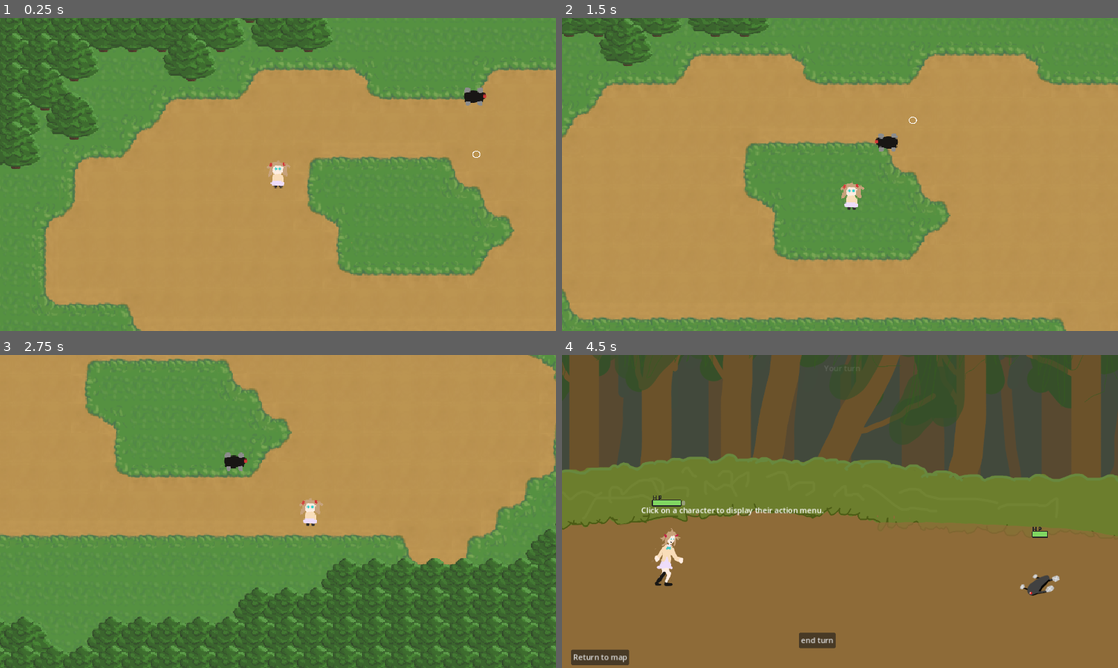
Above: before the commit, frames 1-4 (two rows, left to right).
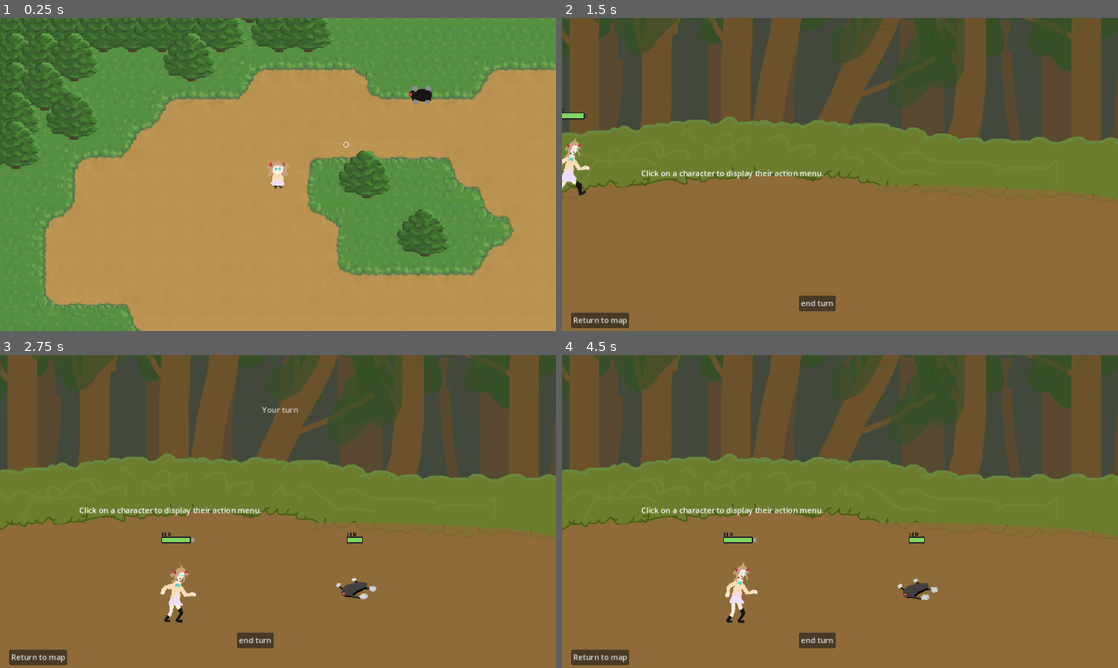
Above: after the commit, the same moments.

Repository: FeliciaPino/NeuroWarriors
Game: Godot game, scene res://scenes/overworld/overworld.tscn
Same seed, same stepped clock (60 frames per second), same inputs: the game is played once before the commit and once after it. This scene is started directly instead of the project's main scene. Sound files missing from this copy of the repository are replaced by a short silence.
Inputs (mouse positions are in pixels of both pictures, inside the frame that each line leads up to):
- Up to frame 1 (0.25 s): no input
- Up to frame 2 (1.5 s): move the mouse to (962, 158) at 0.52 s; hold Right (right) 0.53-1.28 s; click (962, 158) at 0.67 s; move the mouse to (728, 190) at 1.27 s; hold Down (down) from 1.28 s (still down)
- Up to frame 3 (2.75 s): tap A at 2 s; move the mouse to (333, 442) at 2.02 s; release Down (down) at 2.03 s; hold Right (right) from 2.03 s (still down)
- Up to frame 4 (4.5 s): tap A at 2.75, 3.5, 4.25 s; move the mouse to (812, 574) at 2.77 s; release Right (right) at 2.78 s; hold Up (up) 2.78-3.53 s; click (812, 574) at 2.92 s; move the mouse to (1006, 558) at 3.52 s; hold Left (left) from 3.53 s (still down); move the mouse to (1095, 580) at 4.27 s; click (1095, 580) at 4.42 s

The runs differ from the first frame. In frame 1, 2.1% of the frame differs, in the area x 1-88%, y 4-77%; in frame 2, 98%; in frame 3, 98%, in the area x 0-100%, y 0-100%; in frame 4, 1.8%.

Commit message:
Made the path2d of the overworld enemies external

Diff:
--- a/scenes/overworld/overworld.tscn
+++ b/scenes/overworld/overworld.tscn
@@ -1,8 +1,10 @@
-[gd_scene load_steps=9 format=4 uid="uid://bpbb157lbnats"]
+[gd_scene load_steps=11 format=4 uid="uid://bpbb157lbnats"]
 
 [ext_resource type="PackedScene" uid="uid://bl855ggccmntd" path="res://scenes/overworld/overworld_character.tscn" id="1_eup4e"]
 [ext_resource type="Texture2D" uid="uid://o5sq0tkkglam" path="res://assets/overworld/tiles.png" id="1_t2akb"]
+[ext_resource type="Texture2D" uid="uid://g04rqk377lfp" path="res://assets/ui/circle.png" id="3_2cqbg"]
 [ext_resource type="PackedScene" uid="uid://bwv2hto833xa3" path="res://scenes/overworld/overworld_enemy.tscn" id="3_t5cvq"]
+[ext_resource type="Script" path="res://scripts/overworld/path_follow_2d.gd" id="5_avstv"]
 
 [sub_resource type="TileSetAtlasSource" id="TileSetAtlasSource_y01nt"]
 texture = ExtResource("1_t2akb")
@@ -151,11 +153,11 @@
 physics_layer_0/collision_layer = 1
 sources/2 = SubResource("TileSetAtlasSource_2f04v")
 
-[sub_resource type="Curve2D" id="Curve2D_4cl6a"]
+[sub_resource type="Curve2D" id="Curve2D_4u5wa"]
 _data = {
-"points": PackedVector2Array(0, 0, 0, 0, 45, -174, 0, 0, 0, 0, 46, -53, 0, 0, 0, 0, 46, -175)
+"points": PackedVector2Array(0, 0, 0, 0, -112, 69, 0, 0, 0, 0, -68, 57, 0, 0, 0, 0, -41, 104, 0, 0, 0, 0, -63, 149, 0, 0, 0, 0, -61, 190, 0, 0, 0, 0, -29, 220, 0, 0, 0, 0, 31, 222, 0, 0, 0, 0, 49, 157, 0, 0, 0, 0, 10, 122, 0, 0, 0, 0, -51, 136, 0, 0, 0, 0, -104, 155, 0, 0, 0, 0, -130, 109, 0, 0, 0, 0, -115, 69)
 }
-point_count = 3
+point_count = 13
 
 [node name="Overworld" type="Node2D"]
 
@@ -170,18 +172,38 @@
 z_index = 1
 y_sort_enabled = true
 texture_filter = 1
-tile_map_data = PackedByteArray("AAD3////AgAFAAEAAADx/wIAAgA …(40111 unchanged characters)… AFAAEAAQAhAAoAAgAFAAEAAQAXABcAAgAFAAEAAQA=")
+tile_map_data = PackedByteArray("AAD3////AgAFAAEAAADx/wIAAgA …(40111 unchanged characters)… AFAAEAAQAhAAoAAgAFAAEAAQAXABcAAgAFAAEAAQD9/wMAAgAFAAEAAAD//wUAAgAFAAEAAAA=")
 tile_set = SubResource("TileSet_jtbe5")
 
 [node name="OverworldCharacter" parent="." groups=["player"] instance=ExtResource("1_eup4e")]
 position = Vector2(-177, 99)
 motion_mode = 1
 
-[node name="Camera2D" type="Camera2D" parent="OverworldCharacter"]
+[node name="CameraTarget" type="Sprite2D" parent="OverworldCharacter"]
+visible = false
+scale = Vector2(0.1, 0.1)
+texture = ExtResource("3_2cqbg")
+
+[node name="Camera2D" type="Camera2D" parent="OverworldCharacter/CameraTarget"]
+scale = Vector2(10, 10)
 zoom = Vector2(1.895, 1.895)
 position_smoothing_enabled = true
 
-[node name="OverworldEnemy" parent="." instance=ExtResource("3_t5cvq")]
-position = Vector2(-6, 146)
-curve = SubResource("Curve2D_4cl6a")
+[node name="Path2D" type="Path2D" parent="."]
+curve = SubResource("Curve2D_4u5wa")
+
+[node name="PathFollow2D" type="PathFollow2D" parent="Path2D"]
+position = Vector2(-112, 69)
+rotation = -0.266252
+script = ExtResource("5_avstv")
+speed = 40.0
+
+[node name="Sprite2D" type="Sprite2D" parent="Path2D/PathFollow2D"]
+scale = Vector2(0.1, 0.1)
+texture = ExtResource("3_2cqbg")
+
+[node name="Enemy" parent="Path2D" node_paths=PackedStringArray("target_spot") instance=ExtResource("3_t5cvq")]
+position = Vector2(-1.52588e-05, 7.62939e-06)
 level_path = "res://scenes/levels/level_1.tscn"
+target_spot = NodePath("../PathFollow2D")
+movement_speed = 100.0
--- a/scenes/overworld/overworld_enemy.tscn
+++ b/scenes/overworld/overworld_enemy.tscn
@@ -1,87 +1,64 @@
-[gd_scene load_steps=11 format=3 uid="uid://bwv2hto833xa3"]
+[gd_scene load_steps=9 format=3 uid="uid://bwv2hto833xa3"]
 
 [ext_resource type="Script" path="res://scripts/overworld/overworld_enemy.gd" id="1_hnxng"]
 [ext_resource type="Texture2D" uid="uid://1icor4sve0wr" path="res://assets/overworld/drone.png" id="2_fnjog"]
-[ext_resource type="Texture2D" uid="uid://g04rqk377lfp" path="res://assets/ui/circle.png" id="2_syya0"]
 [ext_resource type="Script" path="res://scripts/states/StateMachine.gd" id="3_fuqus"]
 [ext_resource type="Script" path="res://scripts/states/OverworldEnemyIdle.gd" id="4_2j2lr"]
 [ext_resource type="Script" path="res://scripts/states/OverworldEnemyChase.gd" id="5_stw8k"]
-
-[sub_resource type="Curve2D" id="Curve2D_65jqn"]
-_data = {
-"points": PackedVector2Array(-2.3811, 67.4645, 0, 0, 15, -66, -103.181, -66.6708, 103.181, 66.6708, 174, -237, 0, 0, 0, 0, 276, -82, 51.1937, -5.95275, -51.1937, 5.95275, 44, -10, 0, 0, 0, 0, 15, -66)
-}
-point_count = 5
 
 [sub_resource type="CircleShape2D" id="CircleShape2D_erwio"]
 radius = 8.25692
 
 [sub_resource type="CircleShape2D" id="CircleShape2D_d4ba7"]
-radius = 100.422
+radius = 50.0
 
 [sub_resource type="CircleShape2D" id="CircleShape2D_hw7fj"]
 radius = 11.29
 
-[node name="Path" type="Path2D"]
-curve = SubResource("Curve2D_65jqn")
+[node name="Enemy" type="Node2D"]
 script = ExtResource("1_hnxng")
-
-[node name="PathFollow" type="PathFollow2D" parent="."]
-unique_name_in_owner = true
-position = Vector2(43.7111, -151.156)
-rotation = -1.16046
-progress = 89.9647
-
-[node name="EnemySpot" type="Node2D" parent="PathFollow"]
-
-[node name="Sprite2D" type="Sprite2D" parent="PathFollow/EnemySpot"]
-scale = Vector2(0.127514, 0.146852)
-texture = ExtResource("2_syya0")
 
 [node name="StateMachine" type="Node" parent="." node_paths=PackedStringArray("initial_state")]
 script = ExtResource("3_fuqus")
 initial_state = NodePath("Idle")
 
-[node name="Idle" type="Node" parent="StateMachine" node_paths=PackedStringArray("path_follow", "vision_area", "enemy", "enemy_spot")]
+[node name="Idle" type="Node" parent="StateMachine" node_paths=PackedStringArray("vision_area", "enemy", "body")]
 script = ExtResource("4_2j2lr")
-path_follow = NodePath("../../PathFollow")
-movement_speed = 1.0
-vision_area = NodePath("../../Enemy/Vision")
-enemy = NodePath("../../Enemy")
-enemy_spot = NodePath("../../PathFollow/EnemySpot")
+vision_area = NodePath("../../Body/Vision")
+enemy = NodePath("../..")
+body = NodePath("../../Body")
 
-[node name="Chasing" type="Node" parent="StateMachine" node_paths=PackedStringArray("enemy", "timer")]
+[node name="Chasing" type="Node" parent="StateMachine" node_paths=PackedStringArray("enemy", "body", "timer")]
 script = ExtResource("5_stw8k")
-speed = 100.0
-enemy = NodePath("../../Enemy")
+enemy = NodePath("../..")
+body = NodePath("../../Body")
+chase_speed_multiplier = 3.0
 timer = NodePath("../../Timer")
 
-[node name="Enemy" type="CharacterBody2D" parent="."]
-position = Vector2(43.7111, -151.156)
+[node name="Body" type="CharacterBody2D" parent="."]
 collision_layer = 0
 motion_mode = 1
 
-[node name="Sprite" type="Sprite2D" parent="Enemy"]
+[node name="Sprite" type="Sprite2D" parent="Body"]
 texture_filter = 1
 texture = ExtResource("2_fnjog")
 
-[node name="BodyCollider" type="CollisionShape2D" parent="Enemy"]
+[node name="BodyCollider" type="CollisionShape2D" parent="Body"]
 rotation = 1.5708
 shape = SubResource("CircleShape2D_erwio")
 
-[node name="Vision" type="Area2D" parent="Enemy"]
-visible = false
+[node name="Vision" type="Area2D" parent="Body"]
 collision_layer = 0
 
-[node name="CollisionShape2D" type="CollisionShape2D" parent="Enemy/Vision"]
+[node name="CollisionShape2D" type="CollisionShape2D" parent="Body/Vision"]
 shape = SubResource("CircleShape2D_d4ba7")
 
-[node name="EncounterCollider" type="Area2D" parent="Enemy"]
+[node name="EncounterCollider" type="Area2D" parent="Body"]
 
-[node name="CollisionShape2D" type="CollisionShape2D" parent="Enemy/EncounterCollider"]
+[node name="CollisionShape2D" type="CollisionShape2D" parent="Body/EncounterCollider"]
 shape = SubResource("CircleShape2D_hw7fj")
 
 [node name="Timer" type="Timer" parent="."]
 wait_time = 2.0
 
-[connection signal="body_entered" from="Enemy/EncounterCollider" to="." method="_on_encounter_collider_body_entered"]
+[connection signal="body_entered" from="Body/EncounterCollider" to="." method="_on_encounter_collider_body_entered"]
--- a/scripts/overworld/overworld_character.gd
+++ b/scripts/overworld/overworld_character.gd
@@ -1,6 +1,7 @@
 extends CharacterBody2D
 class_name OverworldCharacter
 
+@export var camera_target:Node2D
 
 @onready var sprite = $AnimatedSprite2D
 
@@ -15,3 +16,6 @@
 	else:
 		sprite.play("default")
 	move_and_slide()
+
+	if camera_target:
+		camera_target.position = velocity/4
--- a/scripts/overworld/overworld_enemy.gd
+++ b/scripts/overworld/overworld_enemy.gd
@@ -1,13 +1,16 @@
-extends Path2D
+extends Node2D
 class_name OverworldEnemy
 
 @export var level_path:String
+@export var target_spot:Node2D
+@export var movement_speed:float
 
-@onready var enemy =$Enemy
-@onready var sprite = $Enemy/Sprite
+@onready var enemy_body = $Body
+@onready var sprite = $Body/Sprite
+
 func _process(delta: float) -> void:
-	if enemy.velocity.x < 0: sprite.flip_h = true
-	if enemy.velocity.x > 0: sprite.flip_h = false
+	if enemy_body.velocity.x < 0: sprite.flip_h = true
+	if enemy_body.velocity.x > 0: sprite.flip_h = false
 
 func encounter():
 	BattleMaker.go_to_level(level_path)
--- /dev/null
+++ b/scripts/overworld/path_follow_2d.gd
@@ -0,0 +1,4 @@
+extends PathFollow2D
+@export var speed:float
+func _process(delta: float) -> void:
+	progress += speed*delta
--- a/scripts/states/OverworldEnemyChase.gd
+++ b/scripts/states/OverworldEnemyChase.gd
@@ -1,8 +1,8 @@
 extends State
 class_name  OverworldEnemyChase
-
-@export var speed:float
-@export var enemy:CharacterBody2D
+@export var enemy:OverworldEnemy
+@export var body:CharacterBody2D
+@export var chase_speed_multiplier:float
 @export var timer:Timer
 var player:CharacterBody2D
 func _ready() -> void:
@@ -13,6 +13,6 @@
 	timer.start()
 
 func physics_update():
-	var direction_of_the_player = (player.global_position-enemy.global_position).normalized()
-	enemy.velocity = direction_of_the_player*speed
-	enemy.move_and_slide()
+	var direction_of_the_player = (player.global_position-body.global_position).normalized()
+	body.velocity = direction_of_the_player*enemy.movement_speed
+	body.move_and_slide()
--- a/scripts/states/OverworldEnemyIdle.gd
+++ b/scripts/states/OverworldEnemyIdle.gd
@@ -1,18 +1,22 @@
 extends State
 class_name OverworldEnemyIdle
 
-@export var path_follow:PathFollow2D
-@export var movement_speed:float
 @export var vision_area:Area2D
-@export var enemy:CharacterBody2D
-@export var enemy_spot:Node2D
+@export var enemy:OverworldEnemy
+@export var body:CharacterBody2D
+var enemy_spot:Node2D
+
 func _ready() -> void:
 	vision_area.body_entered.connect(_on_body_entered_vision)
+	enemy_spot = enemy.target_spot
 func _on_body_entered_vision(body):
 	if body.is_in_group("player"):
 		transitioned.emit(self, "Chasing")
 func physics_update():
-	path_follow.progress += movement_speed
-	var distance =enemy_spot.global_position-enemy.global_position
-	enemy.velocity = distance.normalized()*(sqrt(distance.length()))*10
-	enemy.move_and_slide()
+	if not enemy_spot:
+		return
+	var distance = enemy_spot.global_position-body.global_position
+	body.velocity = distance.normalized()*enemy.movement_speed
+	if distance.length()<30:
+		body.velocity = distance*enemy.movement_speed/30
+	body.move_and_slide()
Binary file changed: assets/overworld/tiles.png
Not shown, added: scenes/overworld/ove2CA5.tmp
Not shown, added: scenes/overworld/ove43EA.tmp
